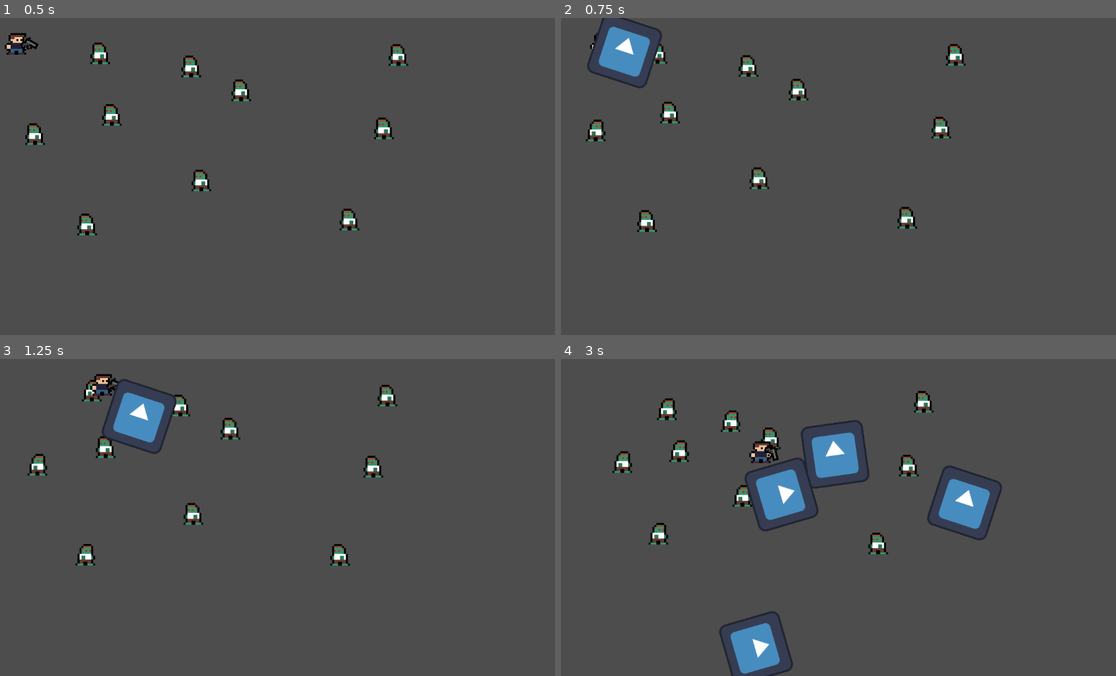
Above: before the commit, frames 1-4 (two rows, left to right).
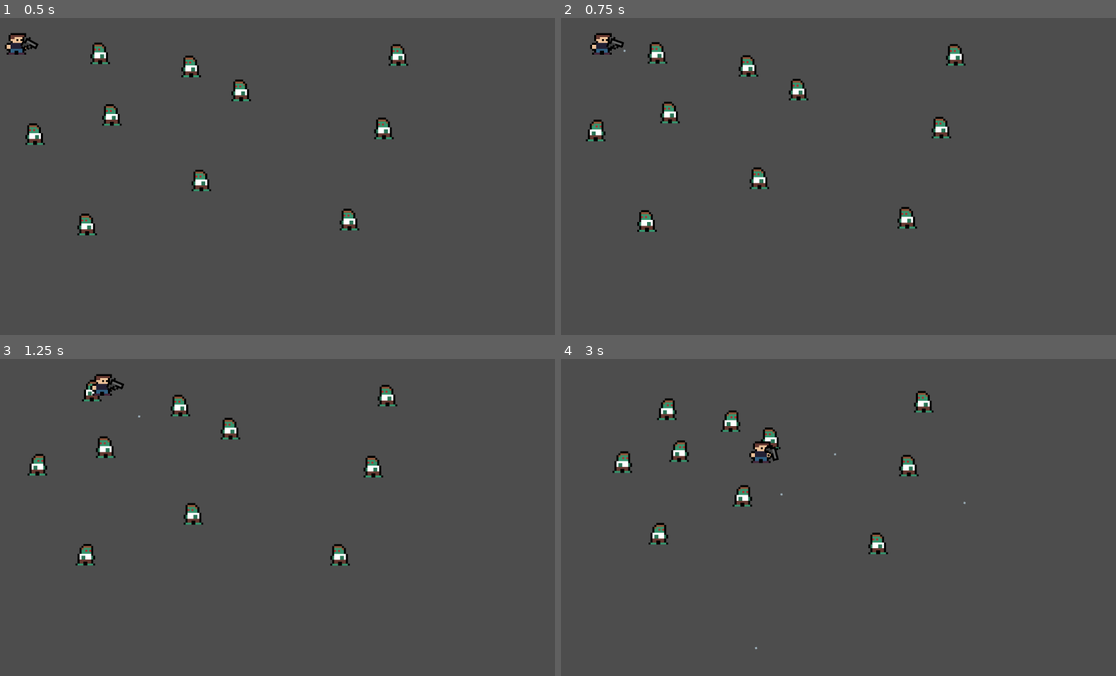
Above: after the commit, the same moments.

Repository: JoshuaW13/shoot-things
Game: Godot game, scene res://levels/field/field.tscn
Two runs of this game, one before a commit and one after it. Both use one fixed random seed, a clock stepped at 60 frames per second and the inputs below. The engine's default icon, where the game draws it, is replaced by a stand-in: a white triangle on a blue panel in a dark square.
Inputs (mouse positions are in pixels of both pictures, inside the frame that each line leads up to):
- Up to frame 1 (0.5 s): no input
- Up to frame 2 (0.75 s): move the mouse to (960, 160) at 0.52 s; hold D (Right) from 0.53 s (still down); click (960, 160) at 0.6 s
- Up to frame 3 (1.25 s): keep holding D (Right)
- Up to frame 4 (3 s): move the mouse to (721, 533) at 1.27 s; release D (Right) at 1.28 s; hold S (Down) 1.28-2.03 s; click (721, 533) at 1.35 s; move the mouse to (888, 447) at 2.02 s; hold D (Right) 2.03-2.78 s; click (888, 447) at 2.1 s; move the mouse to (805, 580) at 2.77 s; hold W (Up) from 2.78 s (still down); click (805, 580) at 2.85 s

Frame 1 is identical in both runs. In frame 2, 1.4% of the frame differs, in the area x 4-19%, y 0-23%; in frame 3, 1.3%; in frame 4, 5.2%, in the area x 28-80%, y 19-100%.

Commit message:
Bullets can deal damage and kill enemies

Diff:
--- a/common/components/hurtbox/hurtbox_component.gd
+++ b/common/components/hurtbox/hurtbox_component.gd
@@ -2,6 +2,15 @@
 class_name HurtboxComponent
 
 @export var health_component: HealthComponent
+
+func _get_configuration_warnings() -> PackedStringArray:
+	var warnings: PackedStringArray = PackedStringArray()
+
+	if not health_component:
+		warnings.append("Health component not set.")
+
+	return warnings
+
 
 func apply_damage(damage: float)->void:
 	if health_component:
--- a/entities/bullets/bullet/Bullet.tscn
+++ b/entities/bullets/bullet/Bullet.tscn
@@ -1,13 +1,25 @@
-[gd_scene load_steps=4 format=3 uid="uid://cbwsi0k84vtto"]
+[gd_scene load_steps=6 format=3 uid="uid://cbwsi0k84vtto"]
 
 [ext_resource type="Script" uid="uid://bl02cy2t8g4d4" path="res://entities/bullets/bullet/bullet.gd" id="1_f1bop"]
-[ext_resource type="Texture2D" uid="uid://cltauem13uwg1" path="res://icon.svg" id="1_hd8qp"]
+[ext_resource type="Texture2D" uid="uid://dke00t7yq3e1m" path="res://entities/bullets/bullet/assets/Bullet.png" id="2_l60rc"]
 [ext_resource type="PackedScene" uid="uid://1pp8jw5odpso" path="res://common/components/velocity/velocityComponent.tscn" id="3_l60rc"]
+[ext_resource type="PackedScene" uid="uid://bflsqaeb3vl84" path="res://common/components/hitbox/HitboxComponent.tscn" id="4_ec8w2"]
+
+[sub_resource type="RectangleShape2D" id="RectangleShape2D_o8ly3"]
+size = Vector2(6, 6)
 
 [node name="Bullet" type="CharacterBody2D"]
 script = ExtResource("1_f1bop")
 
 [node name="Sprite2D" type="Sprite2D" parent="."]
-texture = ExtResource("1_hd8qp")
+position = Vector2(-2, 2)
+texture = ExtResource("2_l60rc")
 
 [node name="VelocityComponent" parent="." instance=ExtResource("3_l60rc")]
+
+[node name="HitboxComponent" parent="." instance=ExtResource("4_ec8w2")]
+collision_layer = 32
+collision_mask = 4
+
+[node name="CollisionShape2D" type="CollisionShape2D" parent="HitboxComponent"]
+shape = SubResource("RectangleShape2D_o8ly3")
--- a/entities/bullets/bullet/bullet.gd
+++ b/entities/bullets/bullet/bullet.gd
@@ -2,10 +2,14 @@
 class_name Bullet
 
 @onready var velocity_component: VelocityComponent = $VelocityComponent
+@onready var hitbox_component: HitboxComponent = $HitboxComponent
 
 var bullet_range: float = 0
 var fire_direction: Vector2 = Vector2.ZERO
 var distance_traveled: float = 0
+
+func _ready() -> void:
+	hitbox_component.damage = 1
 
 func _physics_process(_delta: float) -> void:
 	if fire_direction != Vector2.ZERO and bullet_range !=0:
--- a/entities/mobs/zombie/zombie.gd
+++ b/entities/mobs/zombie/zombie.gd
@@ -3,6 +3,8 @@
 @export var player: Player
 
 @onready var velocity_component: VelocityComponent = $VelocityComponent
+@onready var hurtbox_component: HurtboxComponent = $HurtboxComponent
+@onready var health_component: HealthComponent = $HealthComponent
 
 var facing: String = "Right":
 	get:
@@ -19,8 +21,16 @@
 		facing = "Left"
 		scale.x = -1
 
+func _ready() -> void:
+	health_component.max_health = 3.0
+	health_component.current_health = health_component.max_health
+	hurtbox_component.health_component = health_component
+
 func _physics_process(_delta: float) -> void:
 	var direction_to_player: Vector2 = position.direction_to(player.global_position)
 	velocity_component.accelerate_in_direction(direction_to_player.normalized())
 	velocity_component.move(self)
 	check_facing()
+
+func _on_health_component_health_depleted() -> void:
+	self.queue_free()
--- a/entities/mobs/zombie/zombie.tscn
+++ b/entities/mobs/zombie/zombie.tscn
@@ -1,13 +1,19 @@
-[gd_scene load_steps=6 format=3 uid="uid://fmxv1aacj5nc"]
+[gd_scene load_steps=9 format=3 uid="uid://fmxv1aacj5nc"]
 
 [ext_resource type="Texture2D" uid="uid://ltw1iovpfud" path="res://entities/mobs/zombie/assets/Zombie.png" id="1_ao7cg"]
 [ext_resource type="Script" uid="uid://da3y2qcqg177y" path="res://entities/mobs/zombie/zombie.gd" id="1_gvcbw"]
 [ext_resource type="PackedScene" uid="uid://1pp8jw5odpso" path="res://common/components/velocity/velocityComponent.tscn" id="3_uc8qh"]
 [ext_resource type="PackedScene" uid="uid://bflsqaeb3vl84" path="res://common/components/hitbox/HitboxComponent.tscn" id="4_tpeed"]
+[ext_resource type="PackedScene" uid="uid://1kj2iq4p63nj" path="res://common/components/hurtbox/hurtboxComponent.tscn" id="5_acofq"]
+[ext_resource type="PackedScene" uid="uid://bf8r0vvk3mqm3" path="res://common/components/health/healthComponent.tscn" id="6_gm0e6"]
 
 [sub_resource type="CapsuleShape2D" id="CapsuleShape2D_y35hf"]
 radius = 16.0
 height = 40.0
+
+[sub_resource type="CapsuleShape2D" id="CapsuleShape2D_gm0e6"]
+radius = 18.0
+height = 48.0
 
 [node name="Zombie" type="CharacterBody2D"]
 collision_layer = 16
@@ -28,3 +34,17 @@
 position = Vector2(0, 2)
 shape = SubResource("CapsuleShape2D_y35hf")
 debug_color = Color(0.892887, 0.28426, 0.39749, 0.42)
+
+[node name="HurtboxComponent" parent="." node_paths=PackedStringArray("health_component") instance=ExtResource("5_acofq")]
+collision_layer = 4
+collision_mask = 32
+health_component = NodePath("../HealthComponent")
+
+[node name="CollisionShape2D" type="CollisionShape2D" parent="HurtboxComponent"]
+position = Vector2(2, 2)
+shape = SubResource("CapsuleShape2D_gm0e6")
+
+[node name="HealthComponent" parent="." instance=ExtResource("6_gm0e6")]
+max_health = 3.0
+
+[connection signal="health_depleted" from="HealthComponent" to="." method="_on_health_component_health_depleted"]
--- a/project.godot
+++ b/project.godot
@@ -55,6 +55,7 @@
 2d_physics/layer_3="EnemyHurtbox"
 2d_physics/layer_4="EnemyHitbox"
 2d_physics/layer_5="Entity"
+2d_physics/layer_6="PlayerAttack"
 
 [rendering]
 
Binary file added: entities/bullets/bullet/assets/Bullet.png
Not shown, added: entities/bullets/bullet/assets/Bullet.png.import
